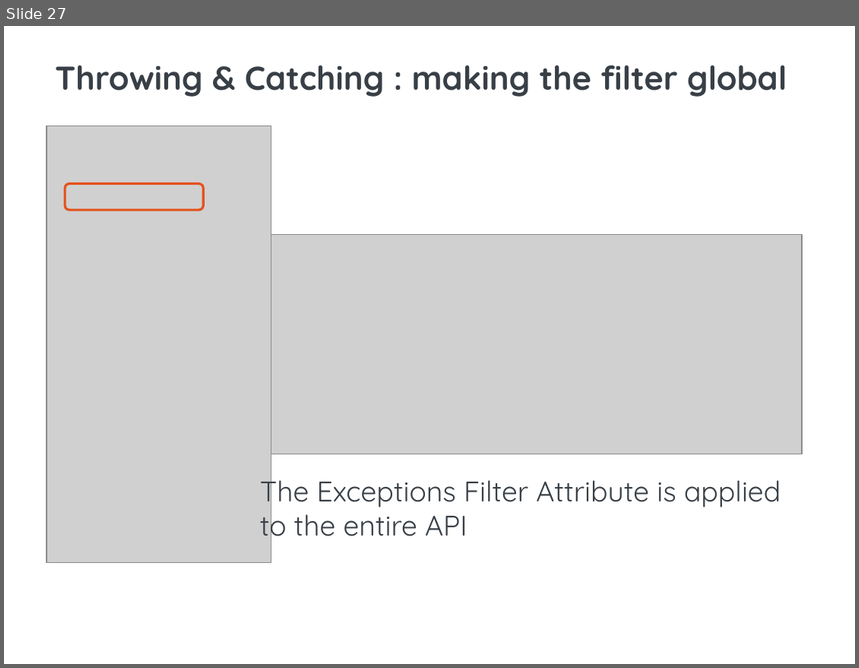
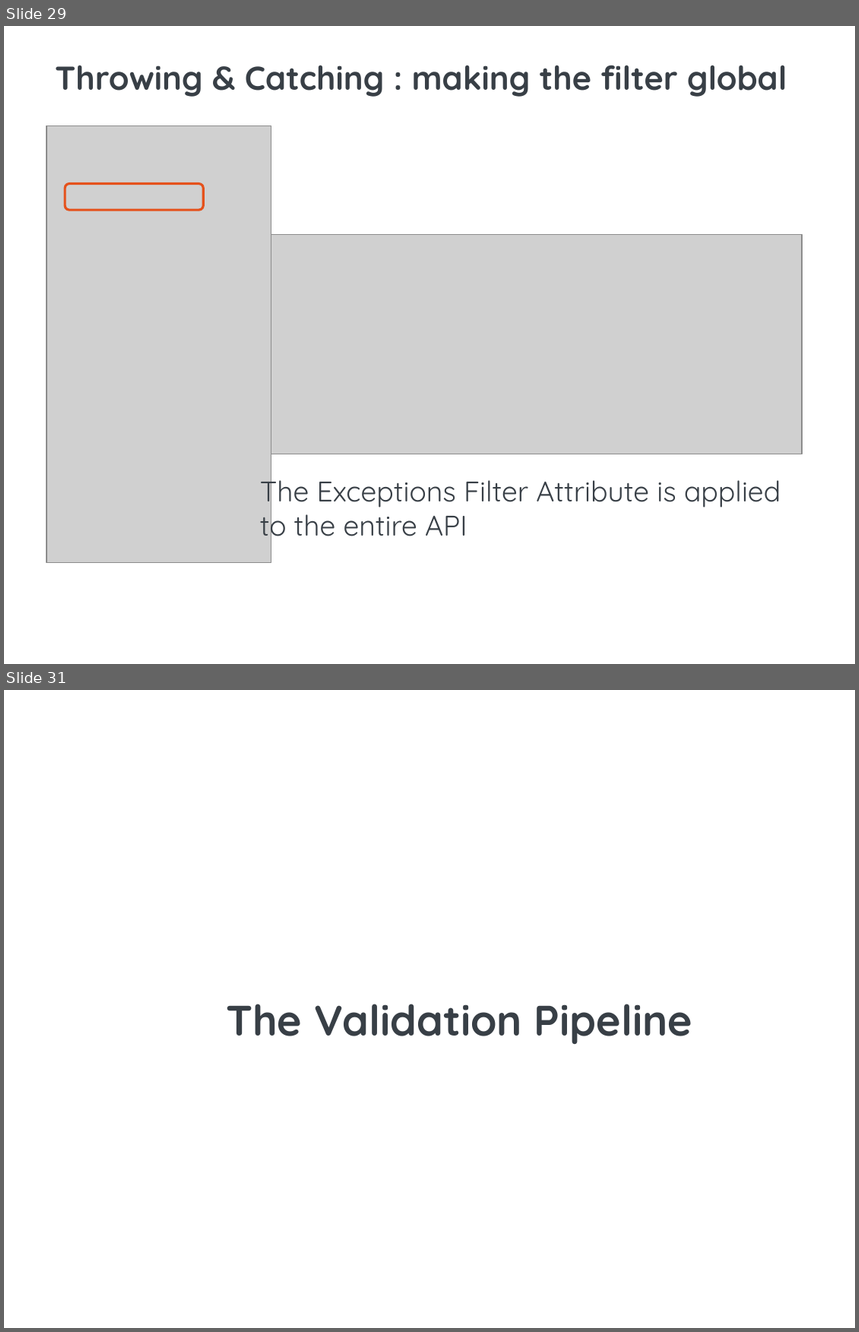
Before and after one commit to BlueInt32/prez_error_handling, a slide deck: Error Handling presentation.pptx. Shown one above the other, each under a label of ours: slide 27 before the commit, slides 29 and 31 after it; the slides between them are not shown. The pictures are 859x668 and 859x1332 pixels, drawn with LibreOffice and Linux fonts; fonts in the diff are those of the drawing; grey boxes stand for pictures; background and template pictures are left out. Boxes give left, top, right and bottom in pixels: in the first picture for what was removed or moved away, otherwise in the second. Text is boxed around its words. In the diff, an @@ line names an element or a change of style, - is before the commit and + after.

```diff
--- a/Error Handling presentation.pptx
+++ b/Error Handling presentation.pptx
@@ slide 31 added at (x1=4, y1=690, x2=855, y2=1328), background picture (left out) @@
@@ title added at (x1=226, y1=1004, x2=693, y2=1044), 36 pt, text #383F46, bold @@
+The Validation Pipeline
@@ what was slide 27 is now slide 29 @@
```
Also in this commit, not shown: 4 slides changed, 3 other slides added, 1 slide removed, 1 other file.
